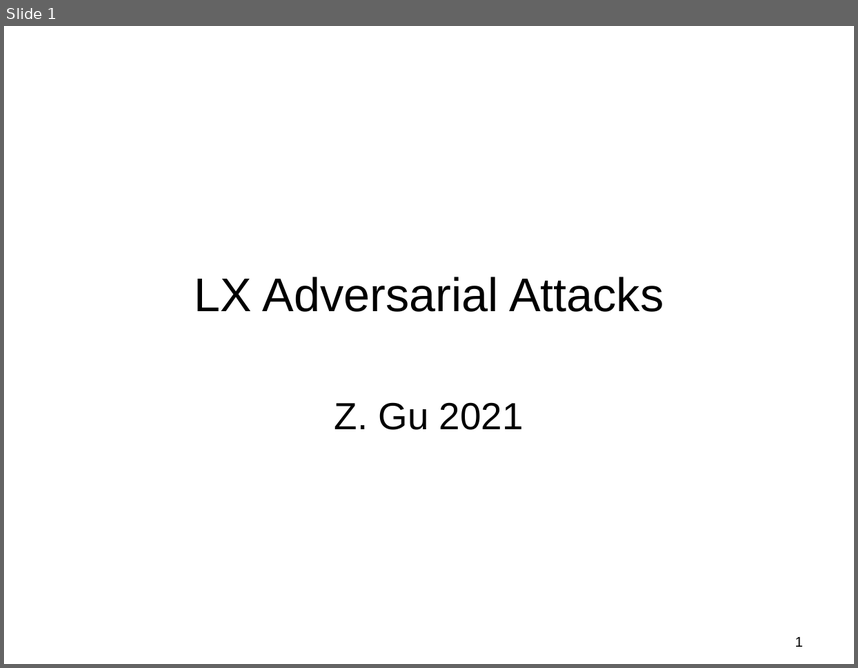
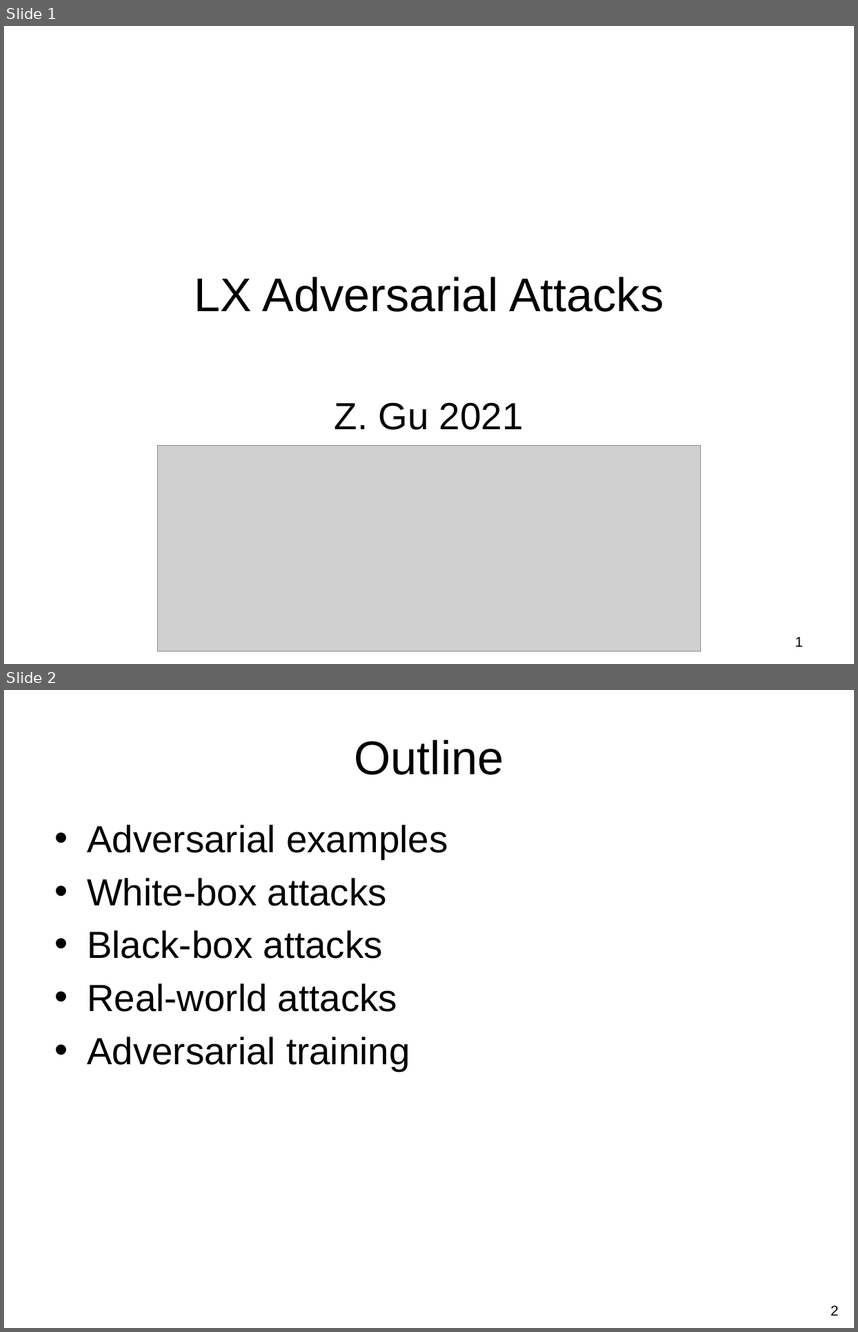
Before and after one commit to guzonghua/saav, a slide deck: PPTs/LX Adverserial Attacks.pptx. Shown one above the other, each under a label of ours: slide 1 before the commit, slides 1 and 2 after it. The pictures are 858x668 and 858x1332 pixels, drawn with LibreOffice and Linux fonts; fonts in the diff are those of the drawing; grey boxes stand for pictures. Boxes give left, top, right and bottom in pixels: in the first picture for what was removed or moved away, otherwise in the second. Text is boxed around its words. In the diff, an @@ line names an element or a change of style, - is before the commit and + after.

```diff
--- a/PPTs/LX Adverserial Attacks.pptx
+++ b/PPTs/LX Adverserial Attacks.pptx
@@ slide 2 added at (x1=4, y1=690, x2=854, y2=1328), background #FFFFFF @@
@@ title added at (x1=355, y1=740, x2=504, y2=775), 40 pt, text #000000 @@
+Outline
@@ text added at (x1=87, y1=825, x2=448, y2=1071), 32 pt, text #000000 @@
+• Adversarial examples
+• White-box attacks
+• Black-box attacks
+• Real-world attacks
+• Adversarial training
@@ page number added at (x1=831, y1=1305, x2=838, y2=1315), 12 pt, text #000000 @@
+2
@@ slide 1 changed as well @@
@@ picture added at (x1=158, y1=445, x2=701, y2=651) @@
```
Also in this commit, not shown: 1 other slide changed, 5 other slides added, 1 slide removed, 8 other files.
